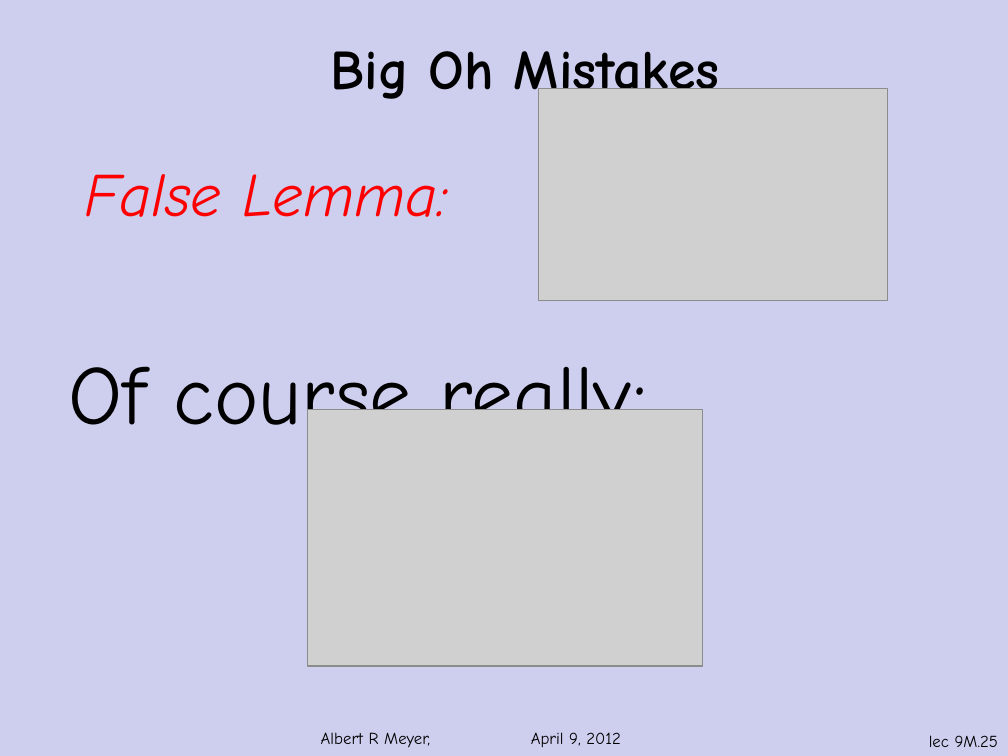
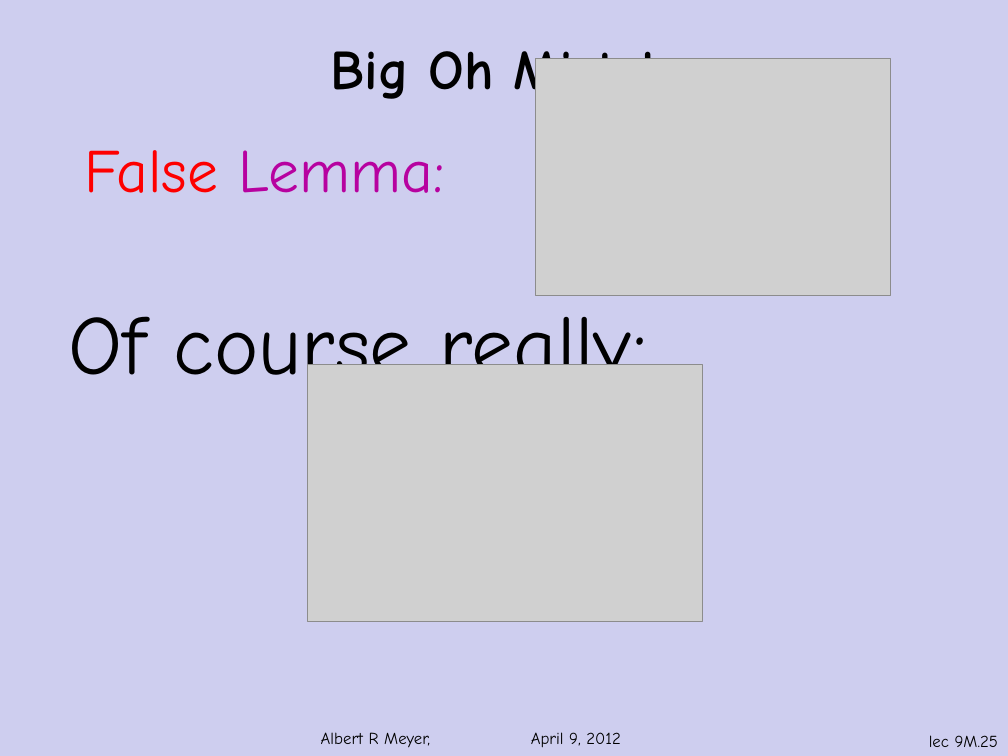
Before and after one commit to armeyer/mcs_web, a slide deck: slide 25 of spring12/slidesS12/asymptotics.pptx. Drawn at 1008x756 pixels with LibreOffice and Linux fonts; fonts in the diff are those of the drawing; grey boxes stand for pictures; background and template pictures are left out. Boxes give left, top, right and bottom in pixels: in the first picture for what was removed or moved away, otherwise in the second. Text is boxed around its words. In the diff, an @@ line names an element or a change of style, - is before the commit and + after.

```diff
--- a/spring12/slidesS12/asymptotics.pptx
+++ b/spring12/slidesS12/asymptotics.pptx
@@ picture: place and size @@
-picture at (538,89,887,300)
+picture at (535,58,890,295)
@@ text "False Lemma:": place and size @@
-text "False Lemma:" at (85,174,448,217)
+text "False Lemma:" at (85,150,444,193)
@@ text "False Lemma:" at (85,150,444,193): text colour #FE0000 to #B702A0 in "Lemma:"; italic off @@
@@ text "Of course really:": place and size @@
-text "Of course really:" at (68,366,647,450)
+text "Of course really:" at (68,316,647,401)
@@ picture: place and size @@
-picture at (307,409,703,666)
+picture at (307,365,703,622)
```
Also in this commit, not shown: 4 other slides changed.
